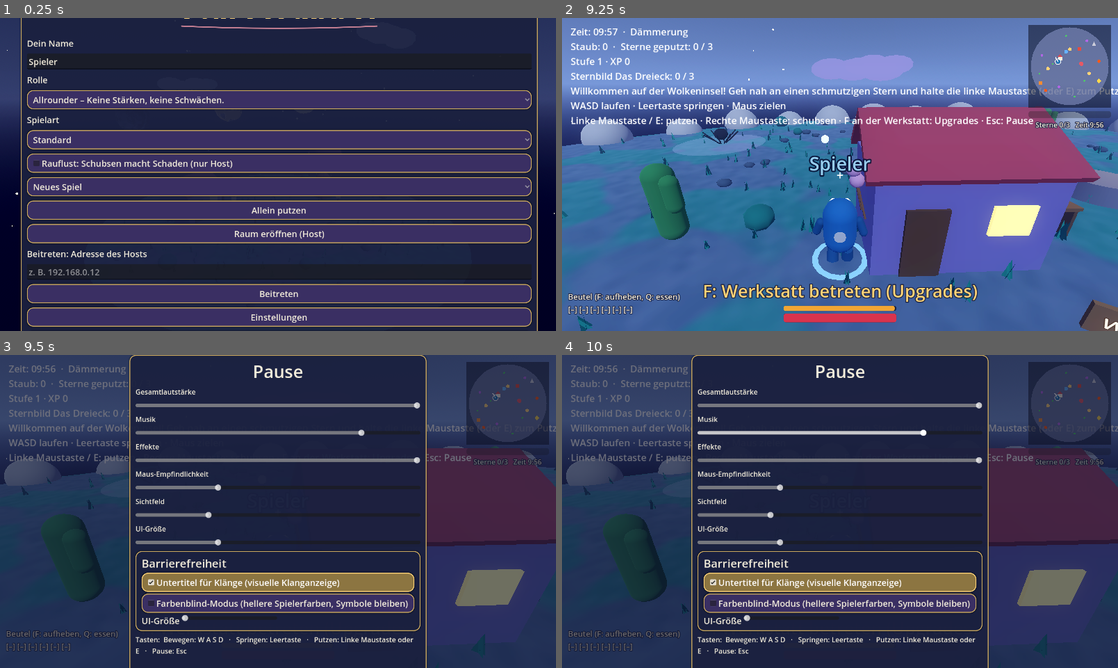
Above: before the commit, frames 1-4 (two rows, left to right).
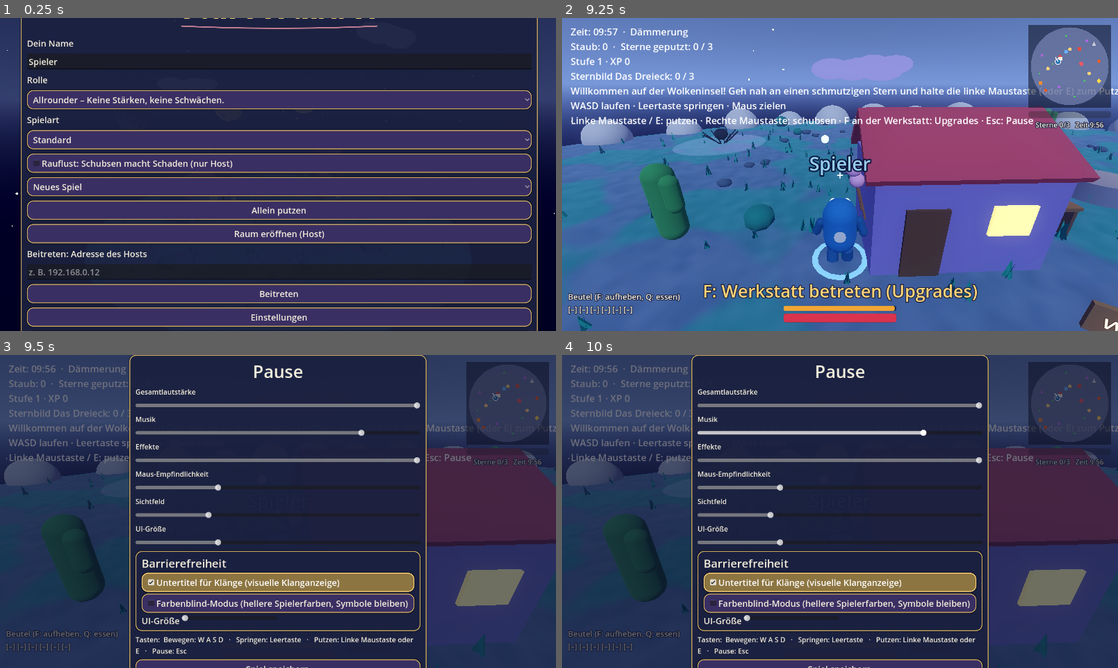
Above: after the commit, the same moments.

Repository: ClaudeAIDriven/sternenhausmeister
Game: Godot game, scene res://main.tscn
Two runs of this game, one before a commit and one after it. Both use one fixed random seed, a clock stepped at 60 frames per second and the inputs below.
Inputs (mouse positions are in pixels of both pictures, inside the frame that each line leads up to):
- Up to frame 1 (0.25 s): no input
- Up to frame 2 (9.25 s): click (840, 271) at 0.52 s; type "12" at 0.6 s; click "Neues Spiel" at 1.25 s; click "Neues Spiel" at 2 s; click "Allrounder – Keine Stärken, k…" at 2.75 s; click "Standard" at 3.5 s; click "Gründlicher Putzer – Wischt 5…" at 4.25 s; click "Allein putzen" at 5 s; tap Enter at 5.75 s; move the mouse to (962, 158) at 5.77 s; hold D (move_right) 5.78-6.53 s; right-click (962, 158) at 5.85 s; click (962, 158) at 5.92 s; tap Space (jump) at 6.02, 6.77, 8.27, 9.02 s; move the mouse to (812, 174) at 6.52 s; hold W (move_forward) from 6.53 s (still down); click (812, 174) at 6.6 s; move the mouse to (851, 168) at 7.27 s; tap E at 7.35 s; move the mouse to (834, 180) at 8.02 s; tap F at 8.1 s; click (834, 180) at 8.17 s; move the mouse to (878, 177) at 8.77 s; tap G at 8.85 s
- Up to frame 3 (9.5 s): keep holding W (move_forward); tap Escape at 9.4 s
- Up to frame 4 (10 s): release W (move_forward) at 9.5 s; drag from (673, 464) to (756, 433) at 9.52 s

Frames 1-2 are identical in both runs. In frame 3, 1.5% of the frame differs, in the area x 24-76%, y 97-100%; in frame 4, 1.5%.

Commit message:
M-02: Speichern/Laden, Autosave, Seed im Pausenmenü
Co-Authored-By: Claude Sonnet 5.5 <noreply@anthropic.com>
Claude-Session: https://claude.ai/code/session_01UX1Hctu9R5SRB8V8tMhkJh

Diff:
--- a/TASKS/tasks.json
+++ b/TASKS/tasks.json
@@ -1697,7 +1697,7 @@
    "M-01"
   ],
   "size": "M",
-  "status": "open",
+  "status": "done",
   "goal": "Pause-Speichern, Menü-Laden (launch[load]), Autosave am Nachtende, Seed im Pausenmenü sichtbar und im Speicherstand; Karte + Seed werden mitgeladen.",
   "files": [
    "main.gd",
--- a/main.gd
+++ b/main.gd
@@ -30,6 +30,9 @@
 var kitchen_ui: KitchenUI
 var skills_ui: SkillsUI
 var _rate_acc := 0.0
+var nights_played := 0              # M-02
+var loaded_save := {}               # M-02: geladener Spielstand (Host/Solo)
+var _peer_progress := {}            # Host: Spielername -> {xp, skills} der Mitspieler (für den Spielstand)
 var note_idx := 0
 var scrub_cooldown := 0.0
 
@@ -79,6 +82,7 @@
 	minimap.bind(world, night, players_root)
 	NetworkManager.disconnected.connect(func(): get_tree().change_scene_to_file("res://menu.tscn"))
 	_build_extras()
+	_build_saving()
 	world.star_scrubbed.connect(_on_star_scrubbed)
 	world.star_cleaned.connect(_on_star_cleaned)
 	world.coop_bonus.connect(func(a: int): hud.show_puzzle_message("Teamarbeit! +%d Sternenstaub" % a, 4.0))   # G-13
@@ -288,6 +292,8 @@
 
 ## M-01: Sobald der eigene Spieler da ist: Küche/Fähigkeiten binden, XP für Kochen und Stufenaufstieg.
 func _bind_player(p: Player) -> void:
+	if not loaded_save.is_empty():   # Host/Solo: eigene Werte aus dem Spielstand
+		SaveGame.restore_player(loaded_save.get("players", {}).get(str(Settings.get_value("player_name")), {}), p.xp, p.skills)
 	p.kitchen = world.kitchen
 	kitchen_ui.bind(world.kitchen, world.inventory, p)
 	skills_ui.bind(p.skills)
@@ -300,6 +306,65 @@
 		if bonus_food > 0.0:
 			p.food.feed(bonus_food))
 	p.xp.leveled_up.connect(func(l: int): hud.show_puzzle_message("Stufe %d! Mit K Fähigkeiten lernen." % l, 5.0))
+
+
+# ---------------------------------------------------------------- Speichern/Laden (M-02)
+
+## Host/Solo: Pause-Knopf, Autosave am Nachtende, Laden aus dem Menü (launch["load"]). Mitspieler melden ihre Werte an den Host.
+func _build_saving() -> void:
+	var is_client := NetworkManager.is_online() and not multiplayer.is_server()
+	if not is_client:
+		pause.save_handler = func(): return save_now()
+		pause.save_handler_ready()
+		GameState.night_ended.connect(func():
+			nights_played += 1
+			save_now("autosave"))
+		var slot := str(Menu.launch.get("load", ""))
+		if slot != "":
+			loaded_save = SaveGame.load_game(slot)
+			if not loaded_save.is_empty():
+				SaveGame.apply(loaded_save, world, GameState, shop)
+				nights_played = int(loaded_save.get("night", 0))
+	if not is_client and NetworkManager.is_online():
+		NetworkManager.player_joined.connect(func(id: int):
+			if id == 1 or loaded_save.is_empty():
+				return
+			var nm := str(NetworkManager.players.get(id, {}).get("name", ""))
+			var pd: Dictionary = loaded_save.get("players", {}).get(nm, {})
+			if not pd.is_empty():
+				_rpc_restore_progress.rpc_id(id, pd))
+	GameState.night_ended.connect(func():
+		if is_client and player != null:
+			_rpc_report_progress.rpc_id(1, str(Settings.get_value("player_name")), SaveGame.player_data(player.xp, player.skills)))
+
+
+func _save_slot_name() -> String:
+	return str(Menu.launch.get("slot", "")) if str(Menu.launch.get("slot", "")) != "" else "Spielstand"
+
+
+## Speichert den Spielstand (Standard: Slot aus dem Menü oder "Spielstand"). Gibt OK oder einen Fehlercode zurück.
+func save_now(slot: String = "") -> int:
+	var pl := {}
+	var my_name := str(Settings.get_value("player_name"))
+	if player != null:
+		pl[my_name] = {"xp": player.xp, "skills": player.skills}
+	var data := SaveGame.capture(world, GameState, shop, pl, nights_played, world.island_seed)
+	for n in _peer_progress:   # Mitspieler: zuletzt gemeldeter Stand
+		data["players"][n] = _peer_progress[n]
+	return SaveGame.save(slot if slot != "" else _save_slot_name(), data)
+
+
+@rpc("any_peer", "call_remote", "reliable")
+func _rpc_report_progress(pname: String, pdata: Dictionary) -> void:
+	if multiplayer.is_server() and pname.length() <= 40:
+		_peer_progress[pname] = pdata
+
+
+## Host -> Spieler: gespeicherte Werte nach Spielername zurückgeben (beim Beitritt).
+@rpc("authority", "call_remote", "reliable")
+func _rpc_restore_progress(pdata: Dictionary) -> void:
+	if player != null:
+		SaveGame.restore_player(pdata, player.xp, player.skills)
 
 
 func _selftest() -> void:
--- a/pause.gd
+++ b/pause.gd
@@ -16,6 +16,7 @@
 ## G-27: Callable ohne Argumente, speichert den Spielstand und gibt OK (0) oder einen Fehlercode zurück; nur der Host/Solo setzt sie.
 var save_handler: Callable
 var save_label: Label
+var seed_label: Label
 var accessibility: Node   # I-08: optional, bringt das Barrierefreiheit-Panel mit
 var is_open := false
 var buttons := {}
@@ -75,6 +76,9 @@
 	col.add_child(keys)
 	buttons["save"] = _button(col, "Spiel speichern", func(): save_now())
 	buttons["save"].visible = save_handler.is_valid()
+	seed_label = Label.new()   # M-02: Insel-Seed zum Weitergeben
+	seed_label.add_theme_font_size_override("font_size", UiTheme.FONT_HINT)
+	col.add_child(seed_label)
 	save_label = Label.new()
 	save_label.add_theme_font_size_override("font_size", UiTheme.FONT_HINT)
 	col.add_child(save_label)
@@ -132,10 +136,20 @@
 	if not NetworkManager.is_online():
 		get_tree().paused = true
 	Input.mouse_mode = Input.MOUSE_MODE_VISIBLE
+	if seed_label != null:
+		var w = get_tree().root.find_child("World", true, false)
+		var sv: int = int(w.island_seed) if w != null and "island_seed" in w else 0
+		seed_label.text = "Insel-Seed: %s" % (str(sv) if sv != 0 else "klassisch")
 	opened.emit()
 
 
 ## Speichert über `save_handler`; zeigt das Ergebnis im Pausenmenü. Gibt true bei Erfolg zurück.
+## Nach dem Setzen von save_handler aufrufen: zeigt den Speichern-Knopf.
+func save_handler_ready() -> void:
+	if buttons.has("save"):
+		buttons["save"].visible = save_handler.is_valid()
+
+
 func save_now() -> bool:
 	if not save_handler.is_valid():
 		return false
--- a/save_game.gd
+++ b/save_game.gd
@@ -21,6 +21,16 @@
 	return base_dir.path_join(safe_name(n) + ".json")
 
 
+## Spielerdaten (XP/Fähigkeiten) als einfaches Dictionary.
+static func player_data(xp, skills) -> Dictionary:
+	var d := {}
+	if xp != null:
+		d["xp"] = {"xp": xp.xp, "level": xp.level, "points": xp.points}
+	if skills != null:
+		d["skills"] = {"levels": skills.levels.duplicate(), "role": skills.role}
+	return d
+
+
 ## Stellt den Spielstand aus den Teilen zusammen. `players`: Spielername -> {"xp": Xp, "skills": Skills} (beide optional).
 static func capture(world, game_state, shop, players: Dictionary, night: int, seed_value: int = 7) -> Dictionary:
 	var stars_state: Array = []
@@ -29,14 +39,7 @@
 	var pl := {}
 	for pname in players:
 		var e: Dictionary = players[pname]
-		var d := {}
-		if e.get("xp") != null:
-			var x = e["xp"]
-			d["xp"] = {"xp": x.xp, "level": x.level, "points": x.points}
-		if e.get("skills") != null:
-			var sk = e["skills"]
-			d["skills"] = {"levels": sk.levels.duplicate(), "role": sk.role}
-		pl[str(pname)] = d
+		pl[str(pname)] = player_data(e.get("xp"), e.get("skills"))
 	return {
 		"version": VERSION, "seed": seed_value, "night": night, "dust": game_state.dust,
 		"stars": stars_state,
@@ -86,6 +89,8 @@
 static func apply(data: Dictionary, world, game_state, shop) -> Dictionary:
 	if data.is_empty():
 		return {}
+	if int(data.get("seed", 0)) != int(world.island_seed) and world.has_method("apply_seed"):
+		world.apply_seed(int(data.get("seed", 0)))   # gleiche Insel wie beim Speichern
 	game_state.dust = int(data.get("dust", 0))
 	var sh: Dictionary = data.get("shop", {})
 	shop.levels = {}
--- /dev/null
+++ b/tests/test_save_wiring.gd
@@ -0,0 +1,61 @@
+extends SceneTree
+## Test M-02: Spiel starten, putzen, speichern (Pause-Knopf/Autosave), neu starten mit launch["load"] -> gleicher Zustand inkl. Seed.
+var frames := 0
+var main
+var phase := 0
+var star_removed := 0
+
+func _spawn(load_slot: String) -> void:
+	var menu = load("res://menu.gd")
+	menu.launch = {"mode": "solo", "name": "Tester", "preset": "standard", "load": load_slot}
+	main = load("res://main.gd").new()
+	root.add_child(main)
+
+func _process(_d: float) -> bool:
+	frames += 1
+	if frames == 2:
+		load("res://save_game.gd").base_dir = "user://test_saves2"
+		_spawn("")
+		return false
+	if phase == 0 and frames == 8:
+		var ok := true
+		ok = ok and main.pause.buttons["save"].visible
+		ok = ok and main.world.set_island_seed(777)
+		var star = main.world.stars[0]
+		star.apply_removed([star.spots[0].get_meta("id"), star.spots[1].get_meta("id"), star.spots[2].get_meta("id")])
+		star_removed = star.removed_ids.size()
+		root.get_node("GameState").dust = 250
+		main.player.xp.add_xp(300)
+		main.shop.levels["u_besen"] = 1
+		ok = ok and main.pause.save_now() and load("res://save_game.gd").list().has("Spielstand")
+		root.get_node("GameState").night_ended.emit()
+		ok = ok and main.nights_played == 1 and load("res://save_game.gd").list().has("autosave")
+		main.pause.open()
+		ok = ok and main.pause.seed_label.text == "Insel-Seed: 777"
+		if not ok:
+			print("TEST_SAVE_WIRING FAIL (phase 0)")
+			quit(1)
+			return true
+		var lvl: int = main.player.xp.level
+		main.pause.close()
+		main.free()
+		root.get_node("GameState").dust = 0
+		phase = 1
+		frames = 100
+		set_meta("lvl", lvl)
+		_spawn("autosave")
+		return false
+	if phase == 1 and frames >= 108 and main.player != null or phase == 1 and frames > 400:
+		var ok := true
+		ok = ok and main.world.island_seed == 777
+		ok = ok and main.world.stars[0].removed_ids.size() == star_removed
+		ok = ok and root.get_node("GameState").dust == 250
+		ok = ok and main.shop.levels.get("u_besen") == 1
+		ok = ok and main.nights_played == 1
+		ok = ok and main.player.xp.level == int(get_meta("lvl"))
+		for n in ["Spielstand", "autosave"]:
+			DirAccess.remove_absolute(load("res://save_game.gd").path_for(n))
+		print("TEST_SAVE_WIRING OK" if ok else "TEST_SAVE_WIRING FAIL (phase 1)")
+		quit(0 if ok else 1)
+		return true
+	return false
Not shown, changed: PLAN.md
Not shown, changed: TASKS/INDEX.md
Not shown, changed: TASKS/M-02.md
